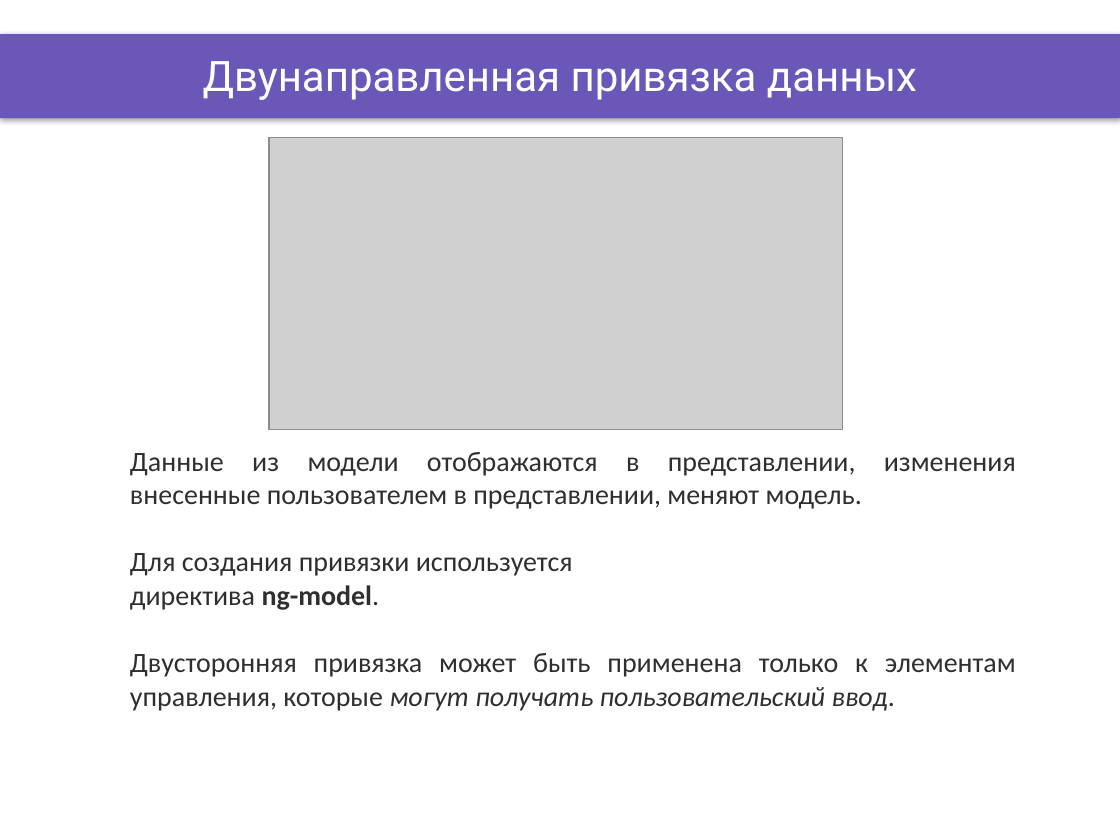
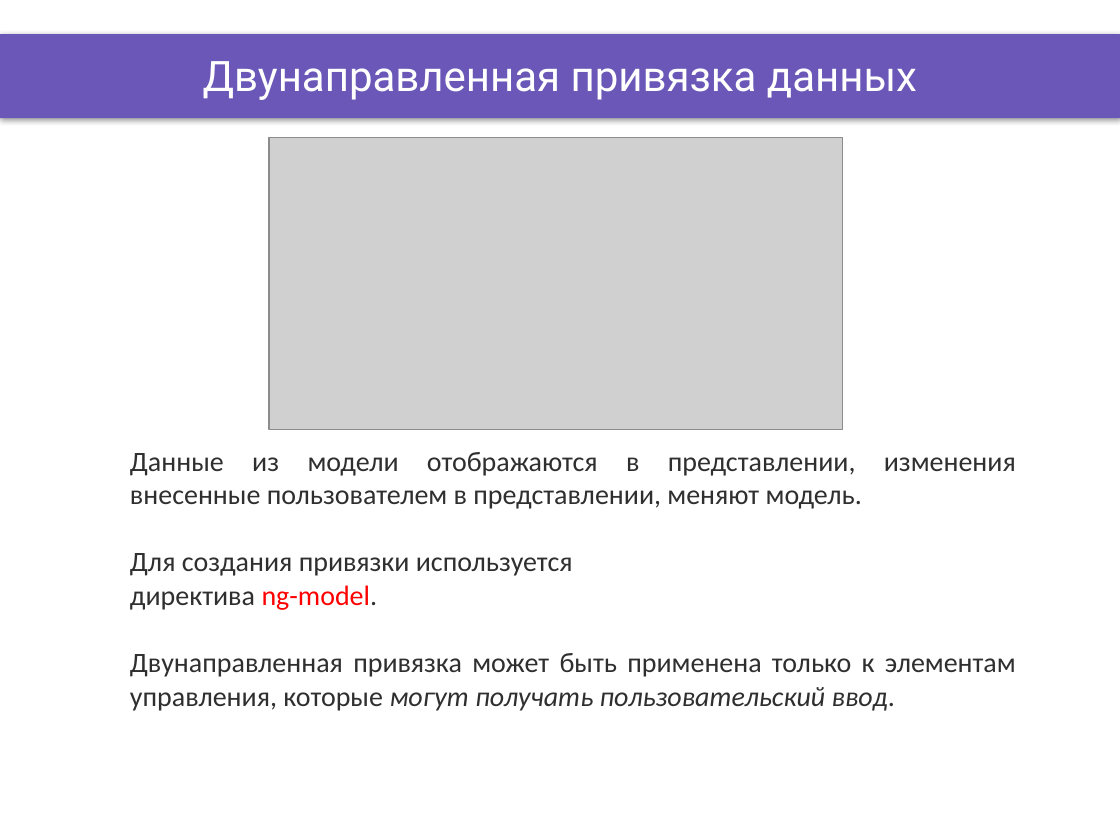
Before and after one commit to DinamickaDevelopment/Ignite-1, a slide deck: slide 6 of 002_Angular/lesson_12/Presentation/Controllers_scope.pptx. Drawn at 1120x840 pixels with LibreOffice and Linux fonts; fonts in the diff are those of the drawing; grey boxes stand for pictures; background and template pictures are left out. Boxes give left, top, right and bottom in pixels: in the first picture for what was removed or moved away, otherwise in the second. Text is boxed around its words. In the diff, an @@ line names an element or a change of style, - is before the commit and + after.

```diff
--- a/002_Angular/lesson_12/Presentation/Controllers_scope.pptx
+++ b/002_Angular/lesson_12/Presentation/Controllers_scope.pptx
@@ text at box(130, 585, 378, 610): text colour #2F2F2F to #FF0000, bold off in "ng-model." @@
@@ text at box(130, 653, 1016, 711): text changed @@
-Двусторонняя привязка может быть применена только к элементам управления, которые могут получать пользовательский ввод.
+Двунаправленная привязка может быть применена только к элементам управления, которые могут получать пользовательский ввод.
```
Also in this commit, not shown: 4 other slides changed, 41 other files.
